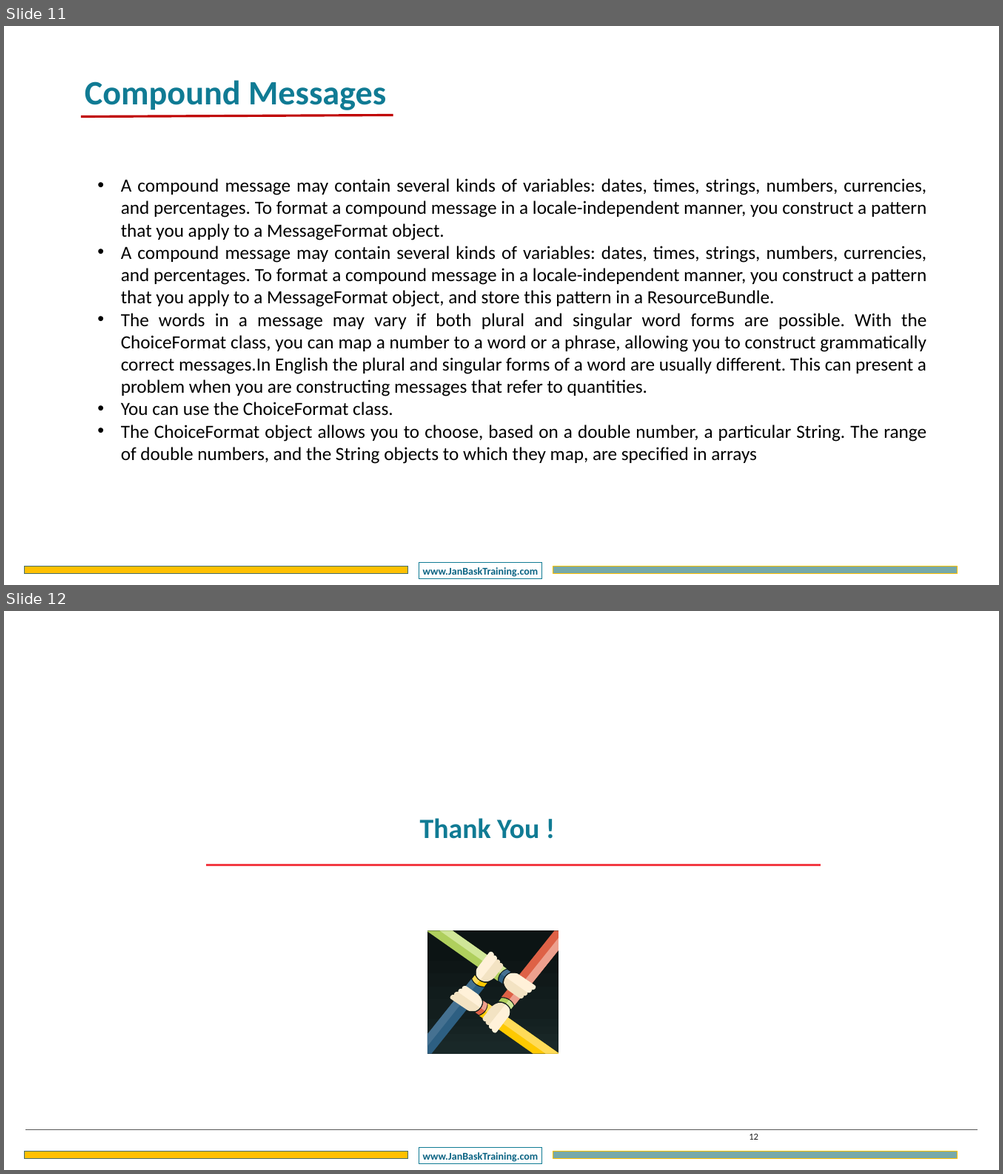
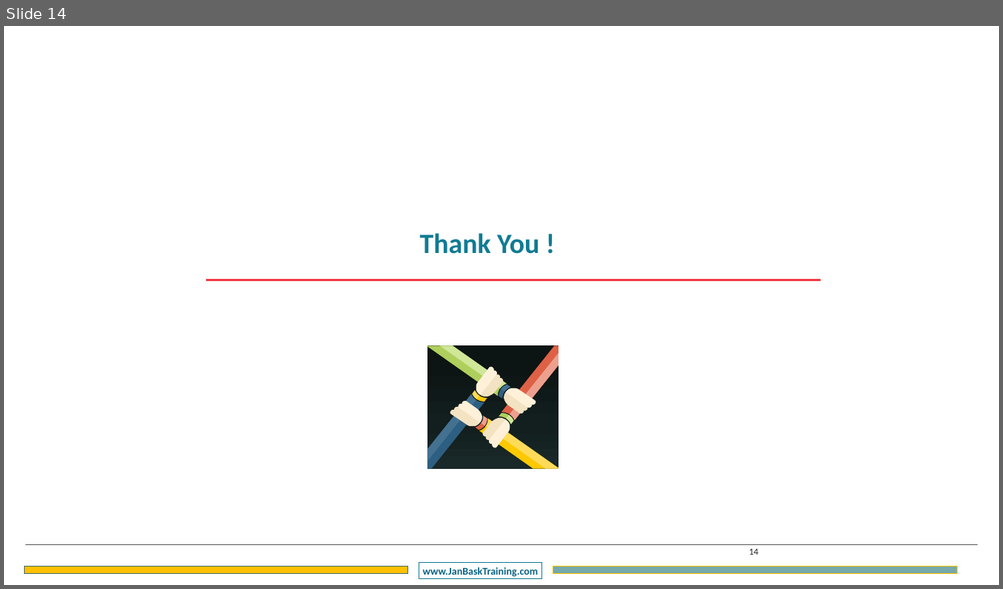
Before and after one commit to CompleteJavaTraining/J2EE, a slide deck: slides/HIBERNATE/HIBERNATE - Chapter5.pptx. Shown one above the other, each under a label of ours: slides 11 and 12 before the commit, slide 14 after it. The pictures are 1003x1174 and 1003x589 pixels, drawn with LibreOffice and Linux fonts; fonts in the diff are those of the drawing; background and template pictures are left out. Boxes give left, top, right and bottom in pixels: in the first picture for what was removed or moved away, otherwise in the second. Text is boxed around its words. In the diff, an @@ line names an element or a change of style, - is before the commit and + after.

```diff
--- a/slides/HIBERNATE/HIBERNATE - Chapter5.pptx
+++ b/slides/HIBERNATE/HIBERNATE - Chapter5.pptx
@@ slide 11 removed at (4, 26, 999, 585), background #FFFFFF; not listed: 3 template elements that a slide beside it also shows @@
@@ text removed at (85, 80, 386, 110) @@
-Compound Messages
@@ line removed from (81, 116) to (393, 115) @@
@@ text removed at (121, 178, 926, 464) @@
-• A compound message may contain several kinds of variables: dates, times, strings, numbers, currencies, and percentages. To format a compound message in a locale-independent manner, you construct a pattern that you apply to a MessageFormat object.
-• A compound message may contain several kinds of variables: dates, times, strings, numbers, currencies, and percentages. To format a compound message in a locale-independent manner, you construct a pattern that you apply to a MessageFormat object, and store this pattern in a ResourceBundle.
-• The words in a message may vary if both plural and singular word forms are possible. With the ChoiceFormat class, you can map a number to a word or a phrase, allowing you to construct grammatically correct messages.In English the plural and singular forms of a word are usually different. This can present a problem when you are constructing messages that refer to quantities.
-• You can use the ChoiceFormat class.
-• The ChoiceFormat object allows you to choose, based on a double number, a particular String. The range of double numbers, and the String objects to which they map, are specified in arrays
@@ what was slide 12 is now slide 14 @@
@@ page number at (748, 549, 758, 555): text changed @@
-12
+14
```
Also in this commit, not shown: 2 slides changed, 11 slides added, 8 other slides removed.
